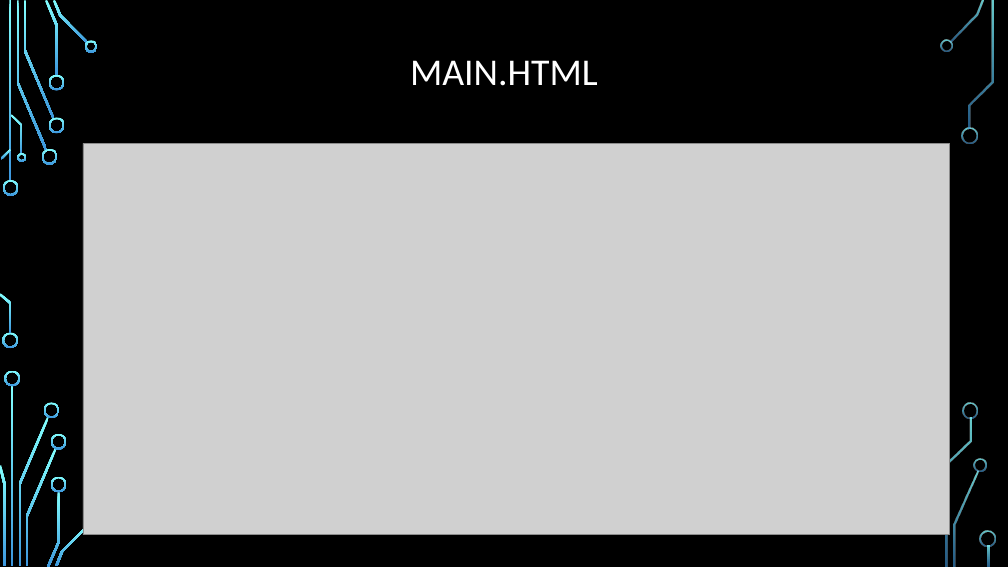
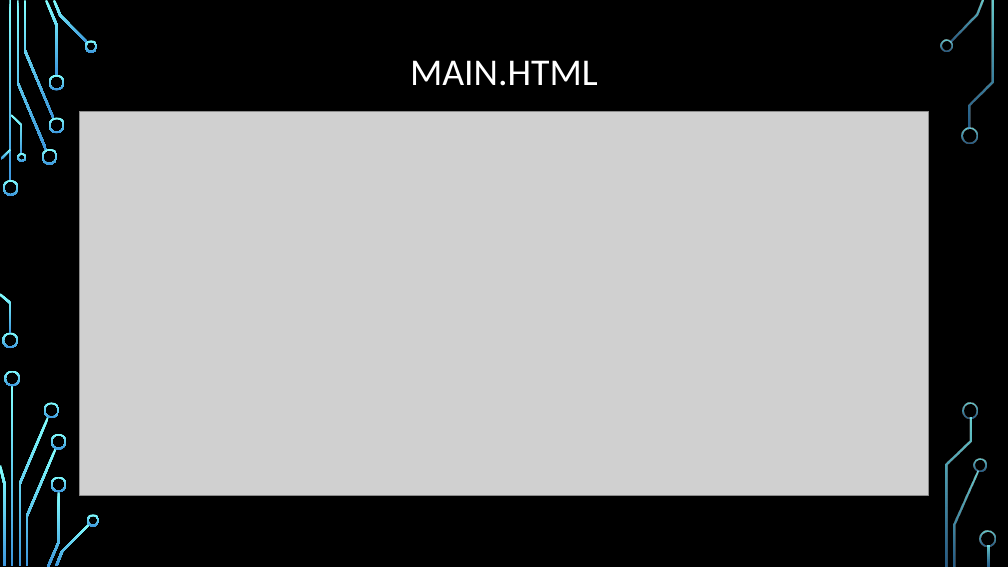
Before and after one commit to alexmen95/pass-generator, a slide deck: slide 4 of presentation.pptx. Drawn at 1008x567 pixels with LibreOffice and Linux fonts; fonts in the diff are those of the drawing; grey boxes stand for pictures; background and template pictures are left out. Boxes give left, top, right and bottom in pixels: in the first picture for what was removed or moved away, otherwise in the second. Text is boxed around its words. In the diff, an @@ line names an element or a change of style, - is before the commit and + after.

```diff
--- a/presentation.pptx
+++ b/presentation.pptx
@@ picture: place and size @@
-picture at (83, 144, 950, 535)
+picture at (79, 112, 929, 495)
@@ freeform shape added at (87, 514, 100, 526), fill gradient #82FFFF to #3D97DE @@
```
Also in this commit, not shown: 1 other slide changed, 1 slide added.
